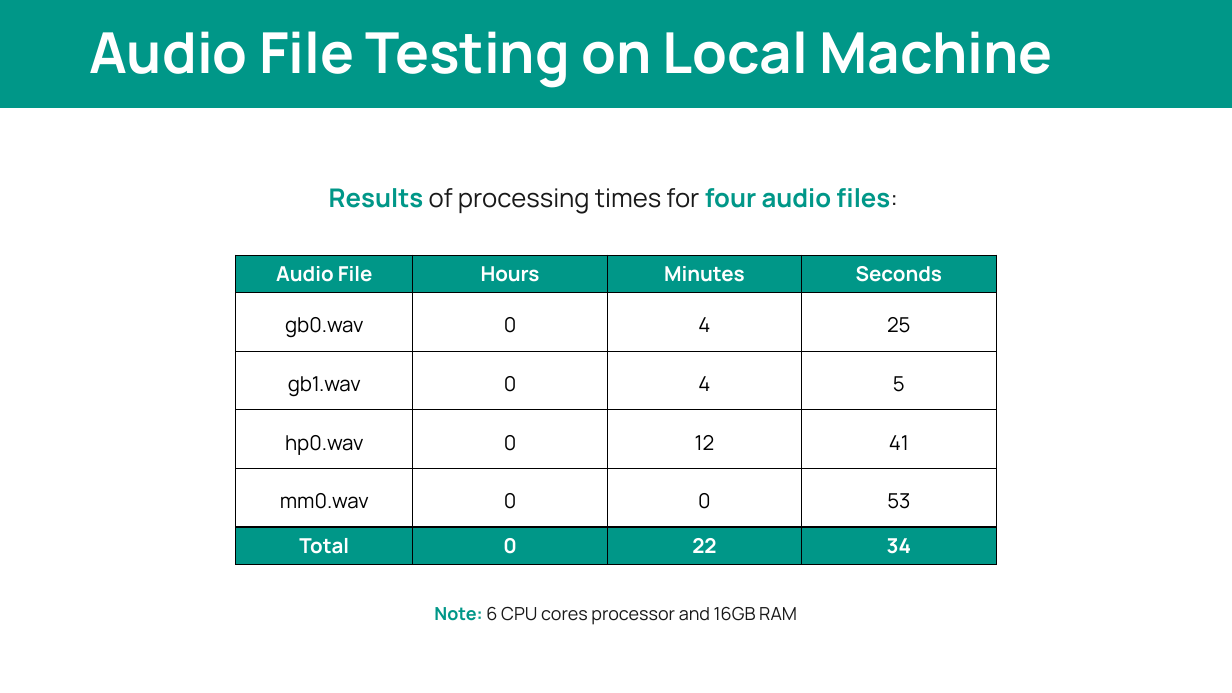
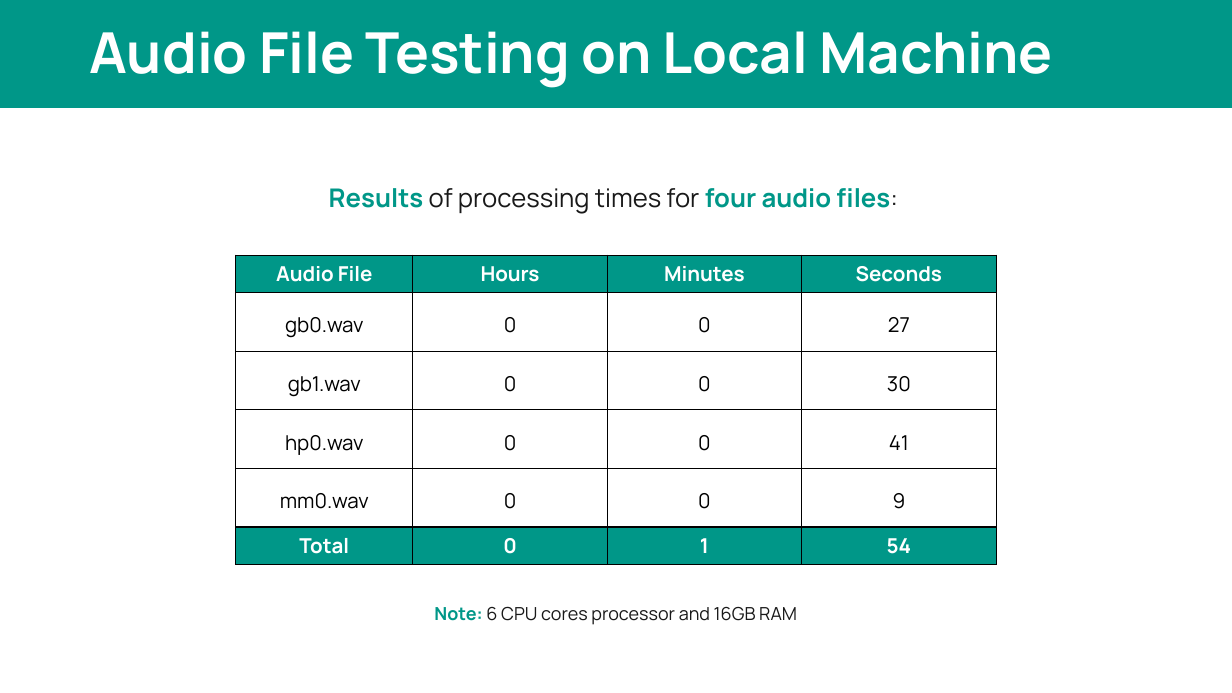
Before and after one commit to felixsuarez0727/demo-faster-whisper, a slide deck: slide 16 of Demo_Faster_Whisper_Model_04_09_24.pptx. Drawn at 1232x693 pixels with LibreOffice and Linux fonts; fonts in the diff are those of the drawing. Boxes give left, top, right and bottom in pixels: in the first picture for what was removed or moved away, otherwise in the second. Text is boxed around its words. In the diff, an @@ line names an element or a change of style, - is before the commit and + after.

```diff
--- a/Demo_Faster_Whisper_Model_04_09_24.pptx
+++ b/Demo_Faster_Whisper_Model_04_09_24.pptx
@@ table at (236, 255, 995, 560) @@
-row 2, column 3: 4
+row 2, column 3: 0
-row 2, column 4: 25
+row 2, column 4: 27
-row 3, column 3: 4
+row 3, column 3: 0
-row 3, column 4: 5
+row 3, column 4: 30
-row 4, column 3: 12
+row 4, column 3: 0
-row 5, column 4: 53
+row 5, column 4: 9
-row 6, column 3: 22
+row 6, column 3: 1
-row 6, column 4: 34
+row 6, column 4: 54
```
Also in this commit, not shown: 2 other slides changed, 20 other files.
